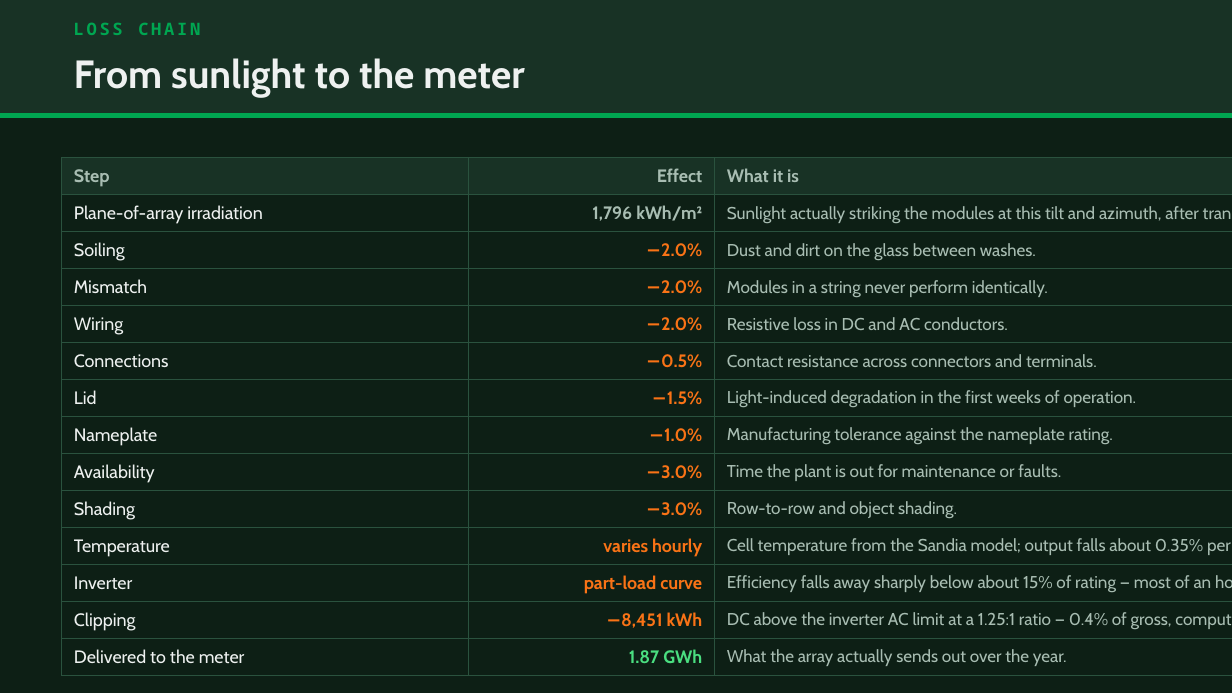
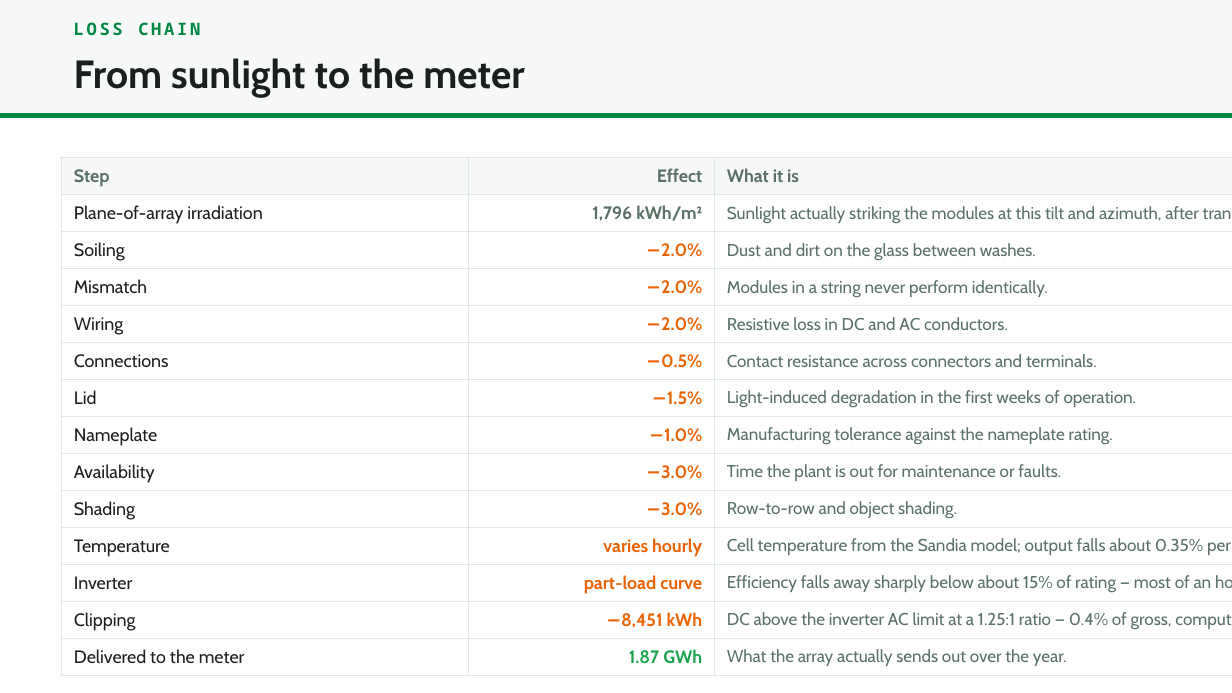
Before and after one commit to clearskyenergy/clearsky-portal, a slide deck: slide 6 of branded-deck.pptx. Drawn at 1232x693 pixels with LibreOffice and Linux fonts; fonts in the diff are those of the drawing; background and template pictures are left out. Boxes give left, top, right and bottom in pixels: in the first picture for what was removed or moved away, otherwise in the second. Text is boxed around its words. In the diff, an @@ line names an element or a change of style, - is before the commit and + after.

```diff
--- a/branded-deck.pptx
+++ b/branded-deck.pptx
@@ background #0D1F15 to #FFFFFF @@
@@ rectangle at (x1=0, y1=0, x2=1232, y2=113): fill #183225 to #F7F9F8; outline #183225 1 pt to #F7F9F8 1 pt @@
@@ text "LOSS CHAIN" at (x1=74, y1=22, x2=200, y2=35): text colour #00A651 to #008742 @@
@@ text "From sunlight to the meter" at (x1=74, y1=58, x2=525, y2=97): text colour #EEF1F0 to #1B201D @@
@@ rectangle at (x1=0, y1=113, x2=1232, y2=117): fill #00A651 to #008742; outline #00A651 1 pt to #008742 1 pt @@
@@ table at (x1=62, y1=158, x2=1232, y2=670) @@
@@ fill #183225 to #F7F9F8 in row 1 @@
@@ fill #0D1F15 to #FFFFFF in 39 cells @@
@@ text colour #A8BDB2 to #5A7266 in "Step", "Effect", "What it is", "1,796 kWh/m²" and 13 more places @@
@@ text colour #EEF1F0 to #1B201D in "Plane-of-array irradiation", "Soiling", "Mismatch", "Wiring" and 9 more places @@
@@ text colour #F97316 to #EA6406 in "−2.0%", "−2.0%", "−2.0%", "−0.5%" and 7 more places @@
@@ text colour #4ADE80 to #1EA44F in "1.87 GWh" @@
@@ borders changed @@
```
Also in this commit, not shown: 11 other slides changed, 3 other files.
